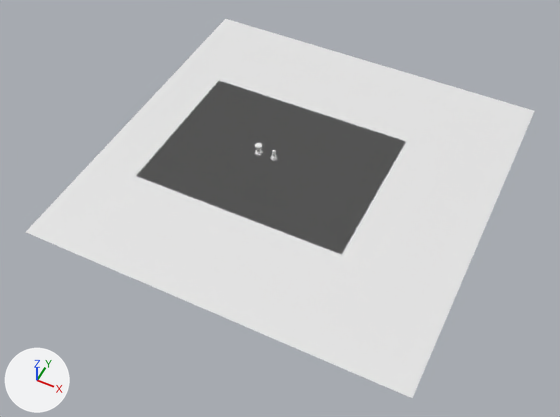
Before and after pictures for a commit that changed the Blender file scenes/chess.blend.
The view is the same before and after, from a 50 mm lens placed at (66.2, -144.3, 159.4), pointed at (-0.4, -11.1, -7.0). Arrows for +X, +Y and +Z are at lower left; the lights stay in place.

Script lines for the objects in view, before the commit:
```python
me_checkboard = bpy.data.meshes.new('checkboard')
me_checkboard.from_pydata(...)  # 12288 vertices, 6912 faces; spans x -61.0..3.0, y -15.0..33.0, z 0.0
me_walkmesh = bpy.data.meshes.new('WalkMesh')
me_walkmesh.from_pydata([(-54.8, -54.8, 0.0), (54.8, -54.8, 0.0), (-54.8, 54.8, 0.0), (54.8, 54.8, 0.0)], [], [(0, 1, 3, 2)])
ob_checkerboard = bpy.data.objects.new('checkerboard', me_checkboard)
ob_checkerboard.location = (21.0, -9.0, 0.0)
ob_walkmesh = bpy.data.objects.new('WalkMesh', me_walkmesh)
ob_walkmesh.location = (0.0, 0.0, 0.0)
```
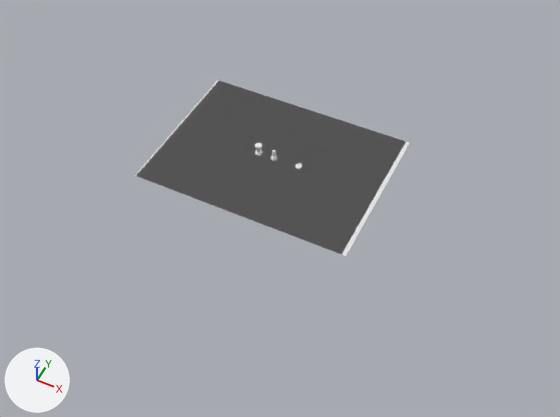
Edits to the bpy script that builds the scene:
```text
Change me_walkmesh:
    where me_walkmesh.from_pydata(...)  # 4 vertices, 1 face; spans x -54.8..54.8, y -54.8..54.8, z 0.0
    used by ob_walkmesh; location = (0.0, 0.0, 0.0)
    me_walkmesh part 1
    me_walkmesh.vertices[0].co: (-54.8, -54.8, 0.0) -> (-40.4, -24.0, 0.0)  # pixel (25, 232) -> pixel (134, 175)
    me_walkmesh.vertices[1].co: (54.8, -54.8, 0.0) -> (25.2, -24.0, 0.0)  # pixel (412, 398) -> pixel (345, 256)
    me_walkmesh.vertices[2].co: (-54.8, 54.8, 0.0) -> (-40.4, 24.0, 0.0)  # pixel (225, 18) -> pixel (217, 80)
    me_walkmesh.vertices[3].co: (54.8, 54.8, 0.0) -> (25.2, 24.0, 0.0)  # pixel (534, 110) -> pixel (409, 142)
```

Changed parts and their boxes [x1, y1, x2, y2] in the pictures (560 x 417 px):
'WalkMesh', reshaped (46% narrower, 53% shorter): before [26, 19, 534, 398]; after [135, 80, 409, 256]
